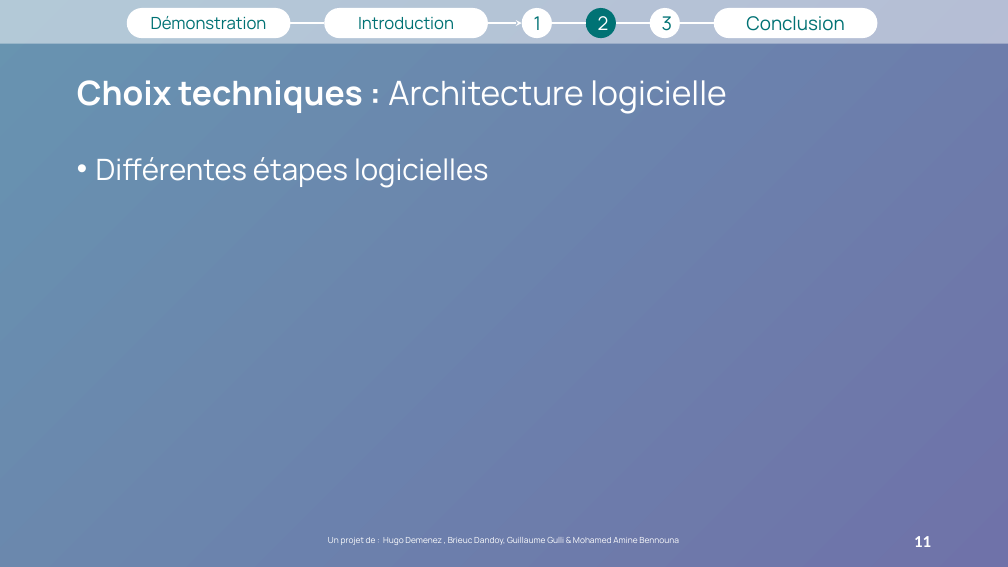
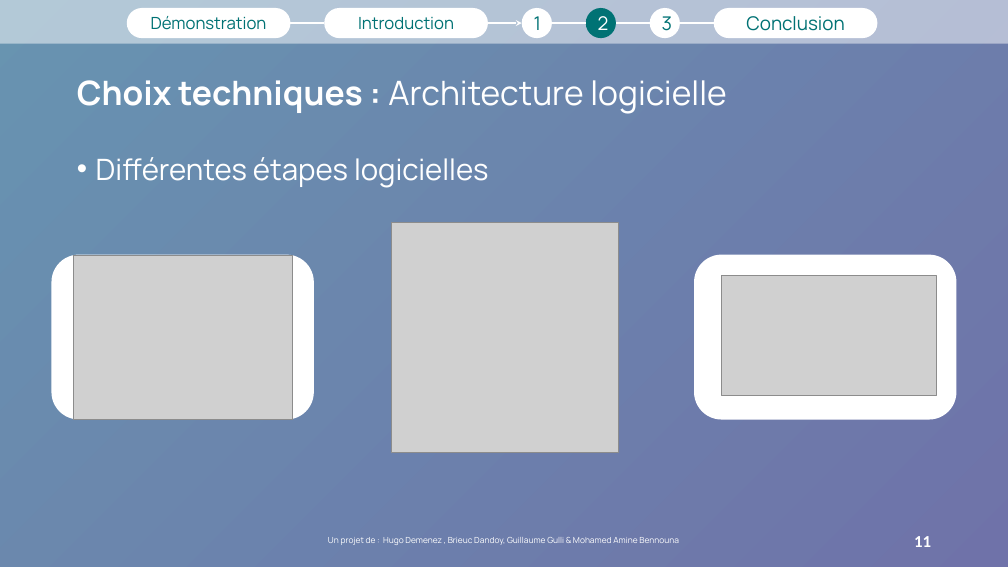
Before and after one commit to hugodemenez/isen-student-portal, a slide deck: slide 11 of presentation/Présentation1.pptx. Drawn at 1008x567 pixels with LibreOffice and Linux fonts; fonts in the diff are those of the drawing; grey boxes stand for pictures; background and template pictures are left out. Boxes give left, top, right and bottom in pixels: in the first picture for what was removed or moved away, otherwise in the second. Text is boxed around its words. In the diff, an @@ line names an element or a change of style, - is before the commit and + after.

```diff
--- a/presentation/Présentation1.pptx
+++ b/presentation/Présentation1.pptx
@@ picture added at bbox=[392, 222, 619, 453] @@
@@ rounded rectangle added at bbox=[51, 255, 314, 420], fill #FFFFFF @@
@@ picture added at bbox=[73, 256, 292, 420] @@
@@ rounded rectangle added at bbox=[694, 255, 957, 420], fill #FFFFFF @@
@@ picture added at bbox=[721, 276, 937, 396] @@
```
Also in this commit, not shown: 11 other slides changed, 1 slide added, 10 other files.
